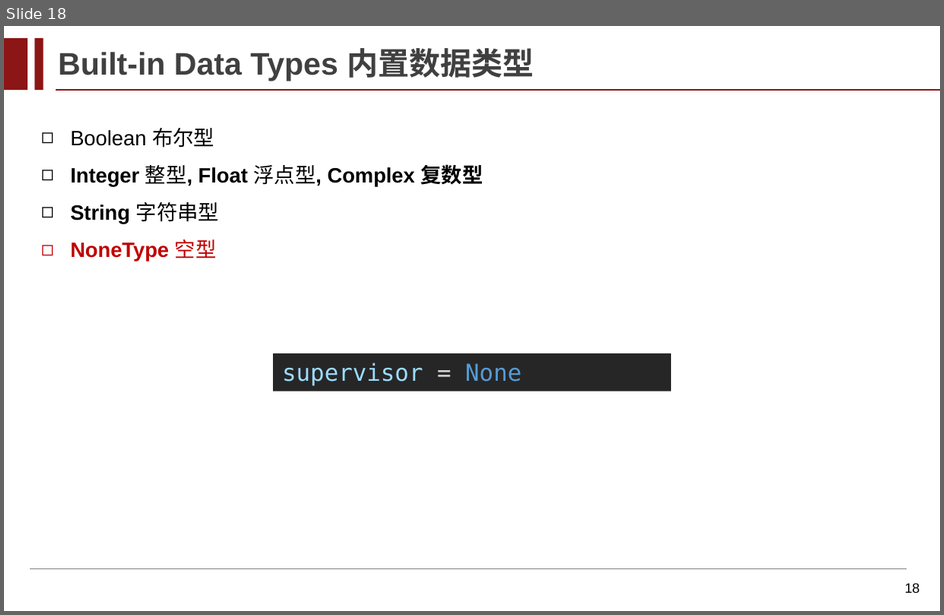
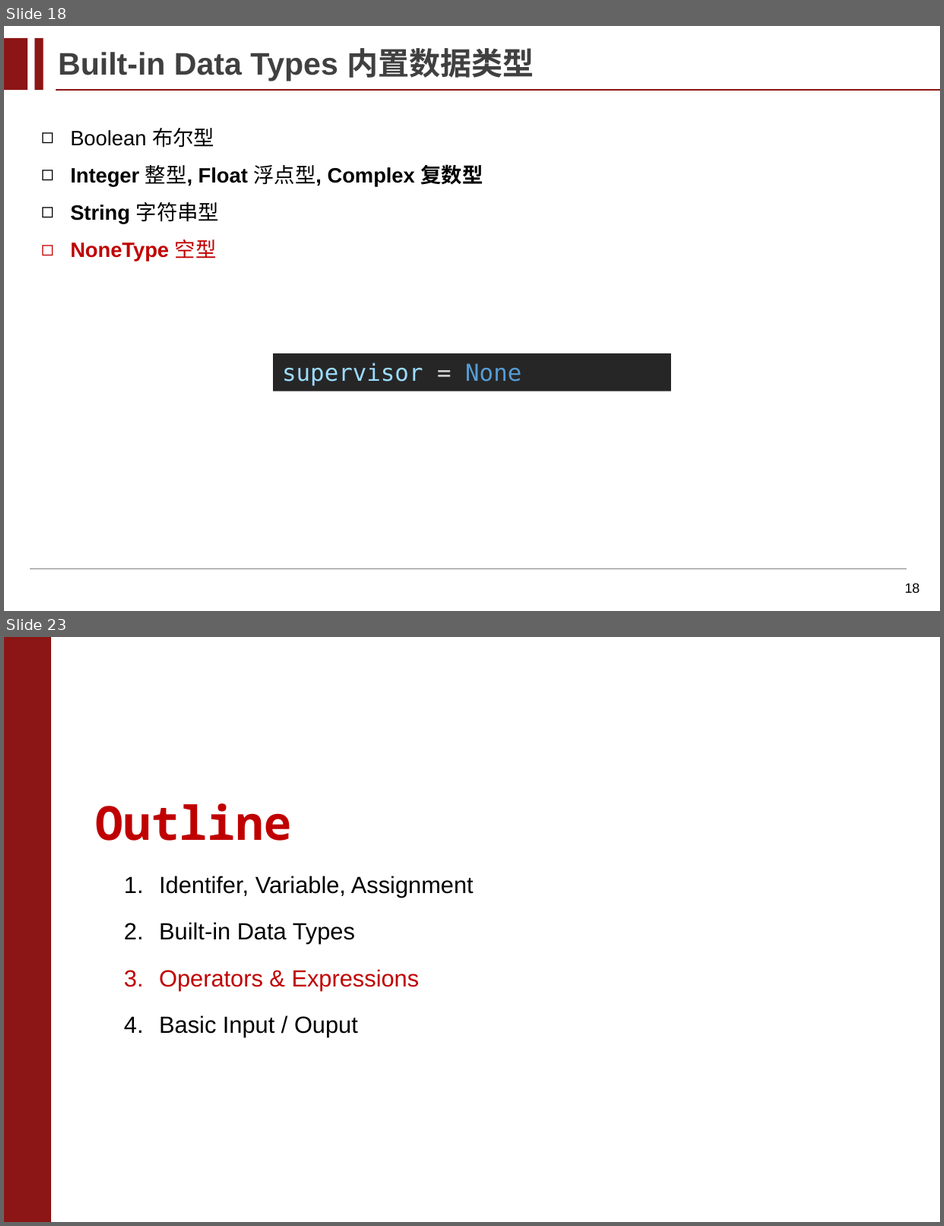
Before and after one commit to Peng-shhe/Advanced-Programming, a slide deck: 课件/Lecture_03_Data_Types_and_Expression.pptx. Shown one above the other, each under a label of ours: slide 18 before the commit, slides 18 and 23 after it; the slides between them are not shown. The pictures are 944x615 and 944x1226 pixels, drawn with LibreOffice and Linux fonts; fonts in the diff are those of the drawing; background and template pictures are left out. Boxes give left, top, right and bottom in pixels: in the first picture for what was removed or moved away, otherwise in the second. Text is boxed around its words. In the diff, an @@ line names an element or a change of style, - is before the commit and + after.

```diff
--- a/课件/Lecture_03_Data_Types_and_Expression.pptx
+++ b/课件/Lecture_03_Data_Types_and_Expression.pptx
@@ slide 23 added at (4,637,940,1222), background #FFFFFF @@
@@ rectangle added at (4,637,51,1222), fill #8C1515, outline #8C1515 0.75 pt @@
@@ text added at (95,803,292,841), 36 pt, text #C00000, bold @@
+Outline
@@ text added at (159,876,474,1038), 18 pt, text #000000 @@
+1. Identifer, Variable, Assignment
+2. Built-in Data Types
+3. Operators & Expressions
+4. Basic Input / Ouput
```
Also in this commit, not shown: 6 slides changed, 15 other slides added, 3 other files.
